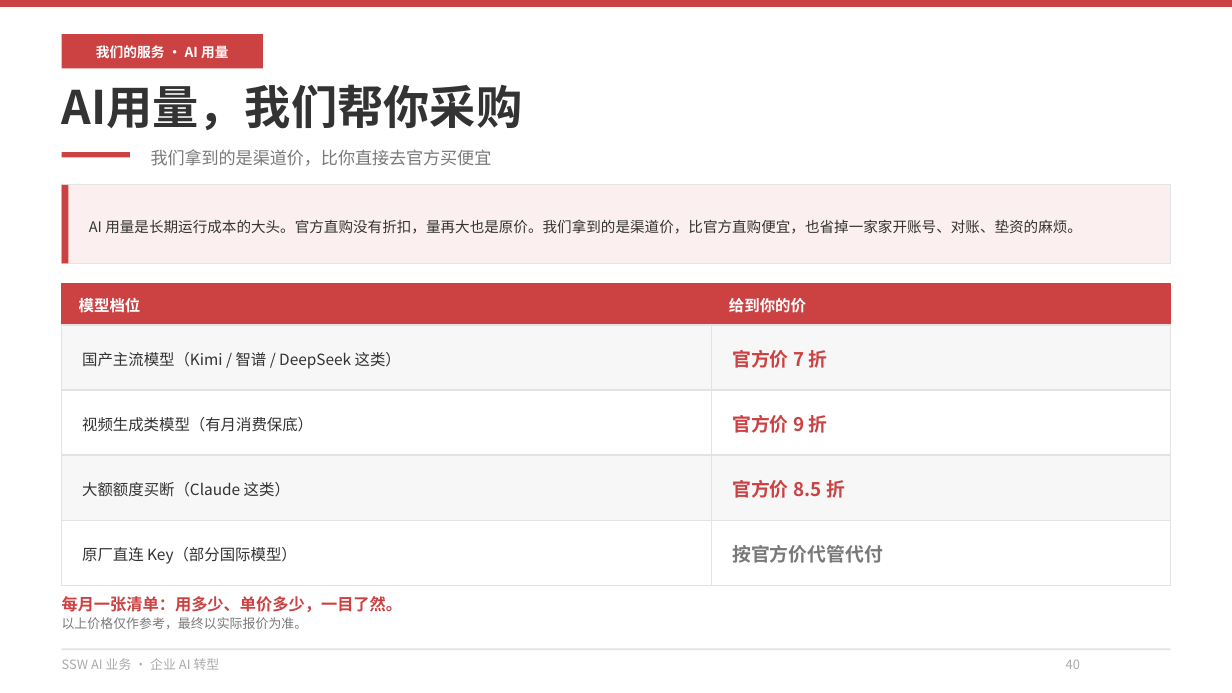
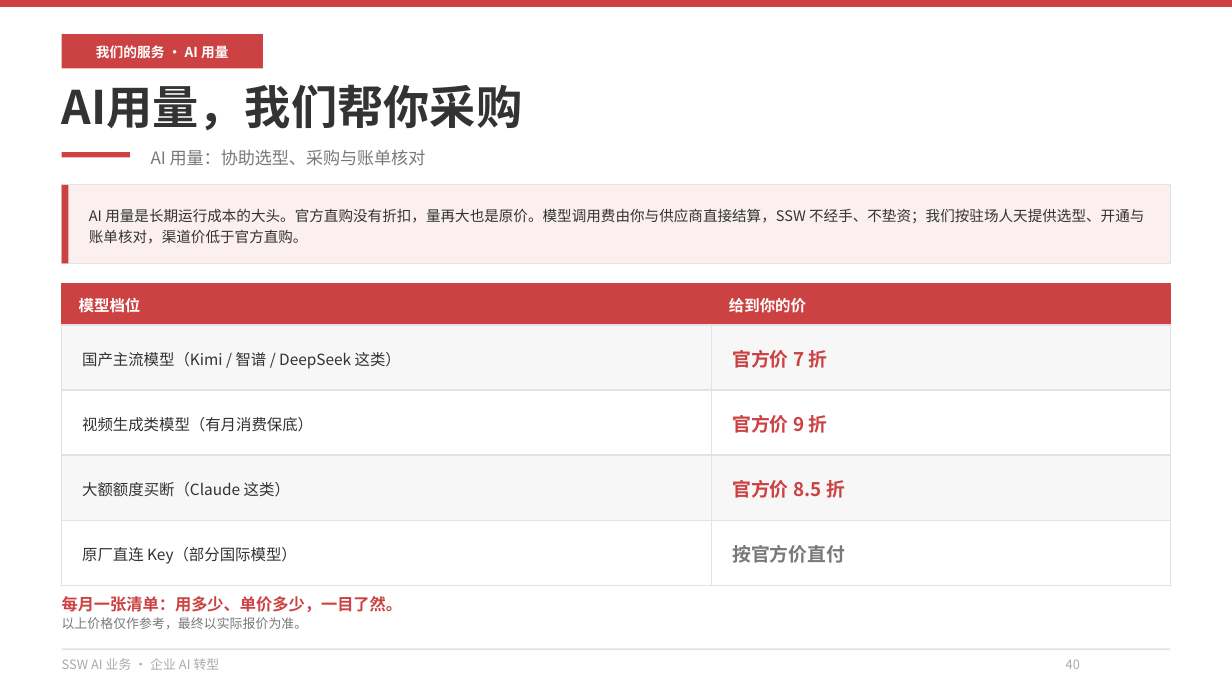
Before and after one commit to hveraus/ssw-business, a slide deck: slide 40 of SSW AI 业务_v2/SSW AI 业务_v3.pptx. Drawn at 1232x693 pixels with LibreOffice and Linux fonts; fonts in the diff are those of the drawing. Boxes give left, top, right and bottom in pixels: in the first picture for what was removed or moved away, otherwise in the second. Text is boxed around its words. In the diff, an @@ line names an element or a change of style, - is before the commit and + after.

Commit message:
第一步：统一收费与安全口径
- P40：去掉代采/代管代付/垫资口径，改为费用直结 + 按驻场人天协助
- P41：带宽费改为付给线路服务商（第三方直付）
- P09：「代采主流模型」改为「模型选型与采购协助」
- P33/P56：删除「标准功能不重复收取软件授权费」，统一为按驻场人天计费
- P59：「都可以写进合同」收敛为「支持写入合同条款与验收清单，以合同约定为准」；「数据不外流」改为「数据去向可确认」
- P47–P49：落地支持加资格边界（不提供绕过地区限制的方案）
- P12：加一期口径桥接注（不等同 P54 完整路径）
- P54：周期注释同步（单场景 2–4 个月 / 供应链约半年 / 完整路径 5–9 个月）

```diff
--- a/SSW AI 业务_v2/SSW AI 业务_v3.pptx
+++ b/SSW AI 业务_v2/SSW AI 业务_v3.pptx
@@ text at (151, 149, 426, 166): text changed @@
-我们拿到的是渠道价，比你直接去官方买便宜
+AI 用量：协助选型、采购与账单核对
@@ text at (89, 208, 1144, 244): text changed @@
-AI 用量是长期运行成本的大头。官方直购没有折扣，量再大也是原价。我们拿到的是渠道价，比官方直购便宜，也省掉一家家开账号、对账、垫资的麻烦。
+AI 用量是长期运行成本的大头。官方直购没有折扣，量再大也是原价。模型调用费由你与供应商直接结算，SSW 不经手、不垫资；我们按驻场人天提供选型、开通与账单核对，渠道价低于官方直购。
@@ text at (732, 545, 845, 563): text changed @@
-按官方价代管代付
+按官方价直付
```
Also in this commit, not shown: 10 other slides changed, 1 other file.
